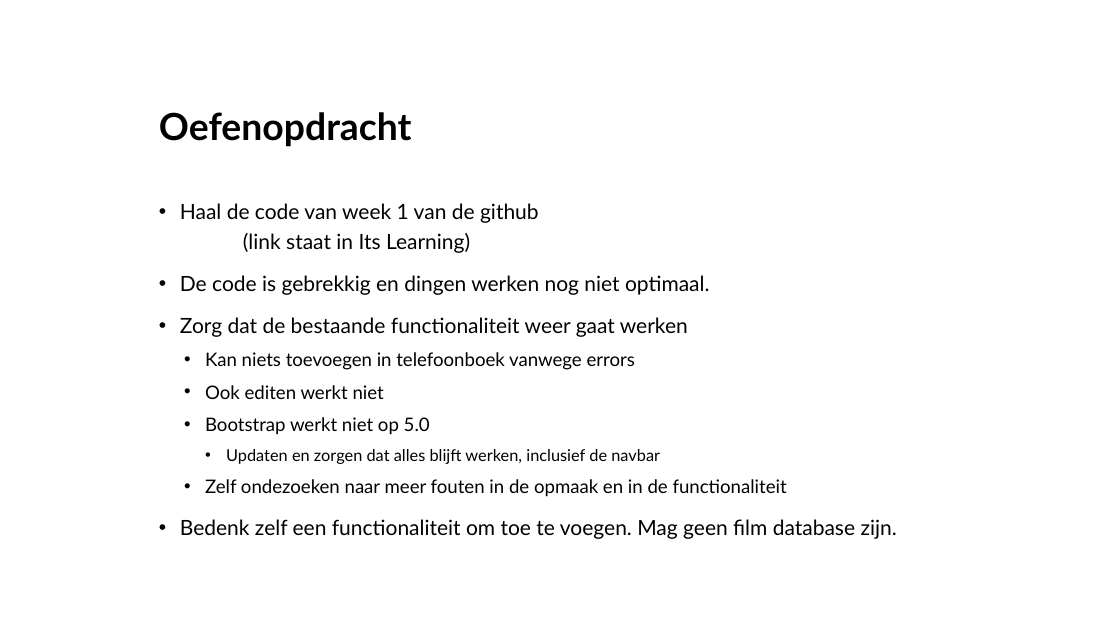
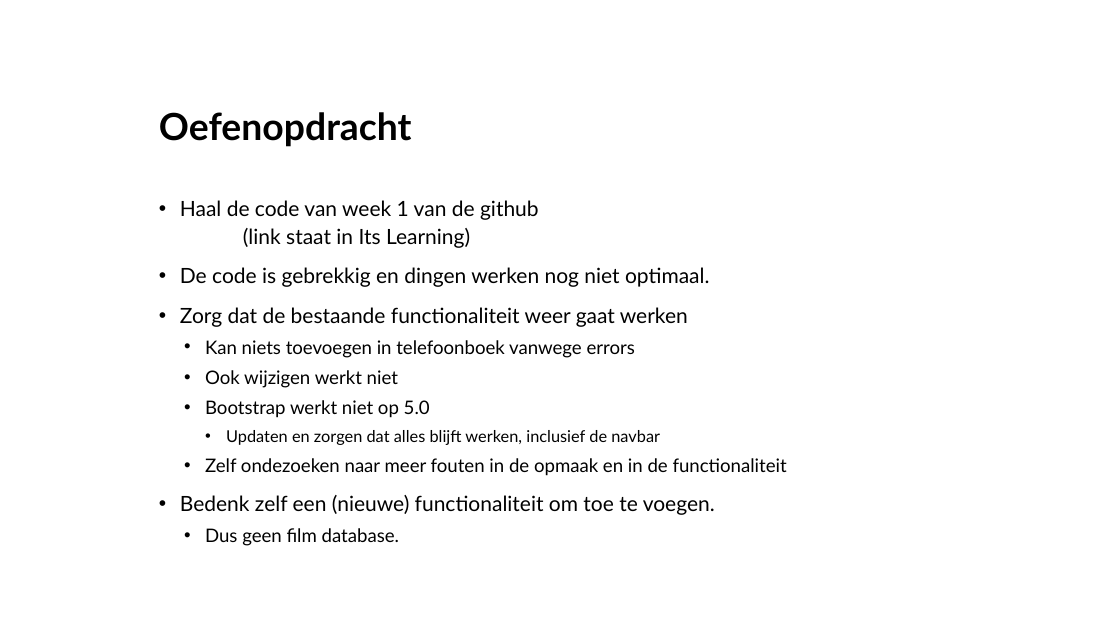
Before and after one commit to AlfaCollegeTeamICT/DIP2, a slide deck: slide 13 of Week 1 - Herhaling/Week 1 presentatie - Herhaling.pptx. Drawn at 1120x630 pixels with LibreOffice and Linux fonts; fonts in the diff are those of the drawing. Boxes give left, top, right and bottom in pixels: in the first picture for what was removed or moved away, otherwise in the second. Text is boxed around its words. In the diff, an @@ line names an element or a change of style, - is before the commit and + after.

```diff
--- a/Week 1 - Herhaling/Week 1 presentatie - Herhaling.pptx
+++ b/Week 1 - Herhaling/Week 1 presentatie - Herhaling.pptx
@@ text at bbox=[180, 200, 787, 476]: line spacing 1.2 to 1.1 @@
@@ text at bbox=[205, 370, 398, 388]: text changed @@
-  • Ook editen werkt niet
+  • Ook wijzigen werkt niet
@@ text at bbox=[180, 495, 715, 546]: text changed @@
-• Bedenk zelf een functionaliteit om toe te voegen. Mag geen film database zijn.
+• Bedenk zelf een (nieuwe) functionaliteit om toe te voegen.
+  • Dus geen film database.
```
Also in this commit, not shown: 3 other slides changed.
